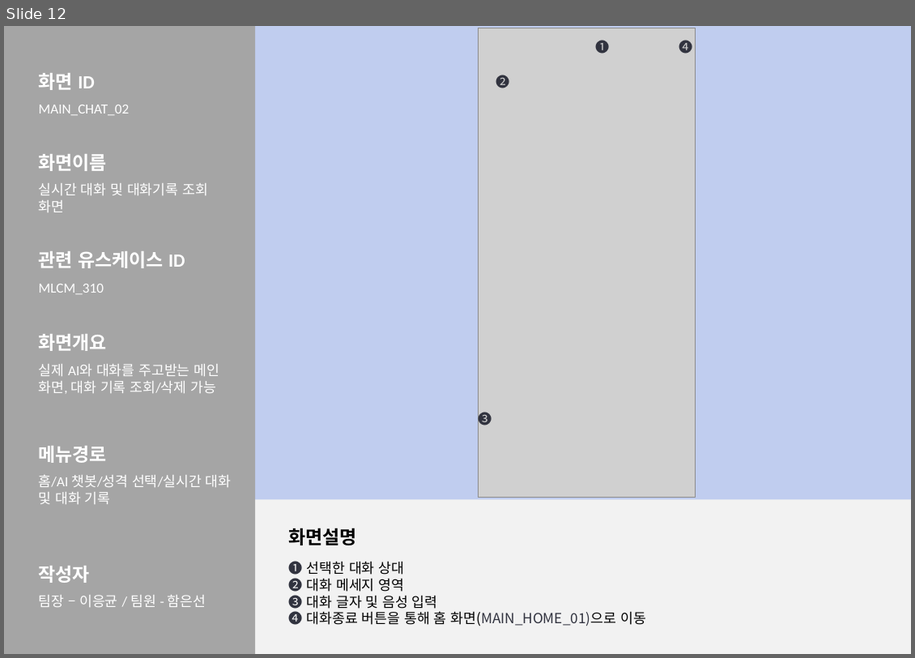
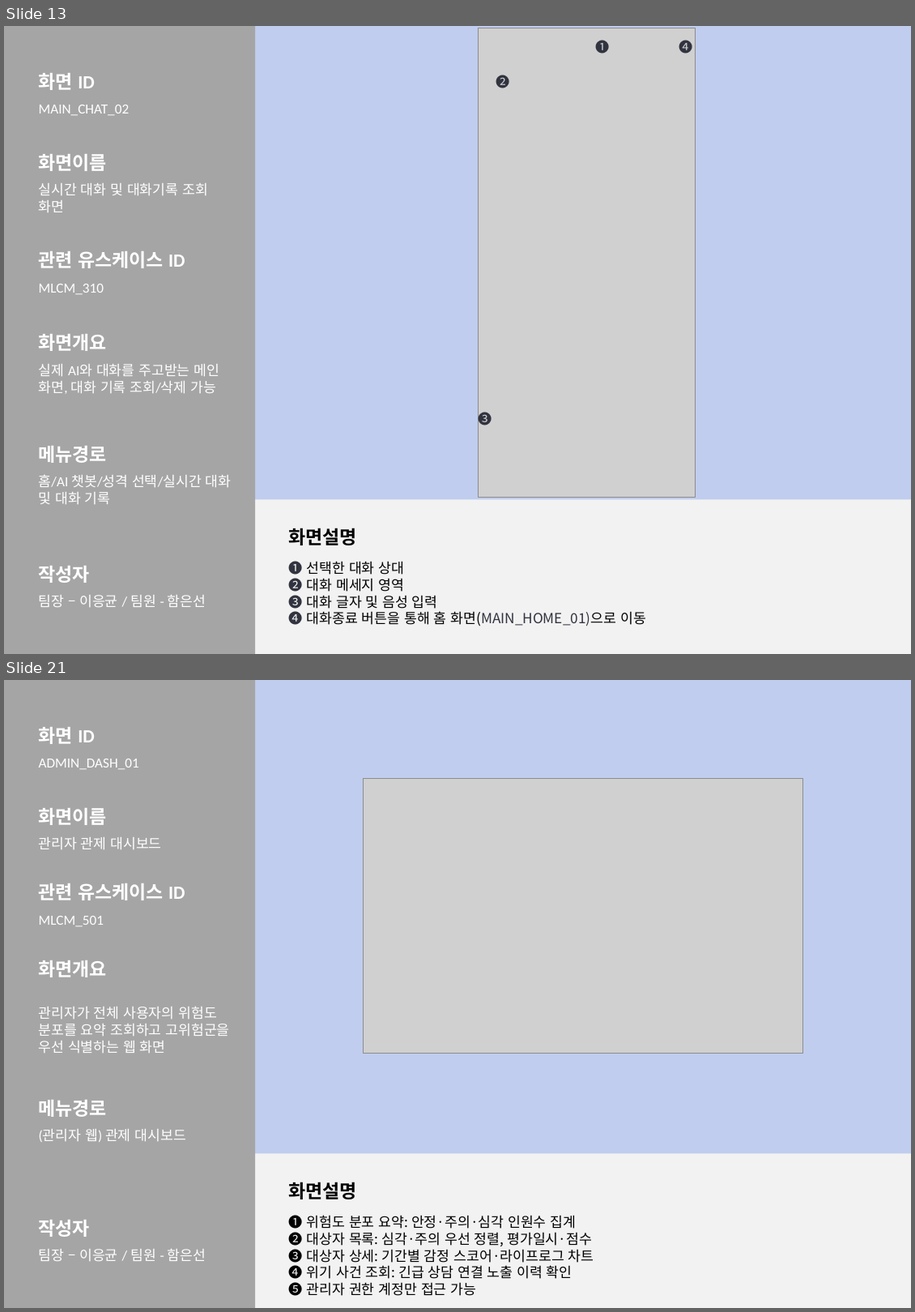
Before and after one commit to 2026-SMHRD-KDT-HealthCare-5/lisn, a slide deck: Documents/화면설계서_귀기울임.pptx. Shown one above the other, each under a label of ours: slide 12 before the commit, slides 13 and 21 after it; the slides between them are not shown. The pictures are 915x658 and 915x1312 pixels, drawn with LibreOffice and Linux fonts; fonts in the diff are those of the drawing; grey boxes stand for pictures. Boxes give left, top, right and bottom in pixels: in the first picture for what was removed or moved away, otherwise in the second. Text is boxed around its words. In the diff, an @@ line names an element or a change of style, - is before the commit and + after.

```diff
--- a/Documents/화면설계서_귀기울임.pptx
+++ b/Documents/화면설계서_귀기울임.pptx
@@ slide 21 added at (x1=4, y1=680, x2=911, y2=1308), background #C0CDEF @@
@@ rectangle added at (x1=4, y1=680, x2=255, y2=1308), fill #A5A5A5 @@
@@ text added at (x1=39, y1=727, x2=95, y2=744), 16 pt, text #FFFFFF, bold @@
+화면 ID
@@ text added at (x1=39, y1=759, x2=139, y2=769), 12 pt, text #FFFFFF @@
+ADMIN_DASH_01
@@ picture added at (x1=364, y1=779, x2=803, y2=1053) @@
@@ text added at (x1=39, y1=808, x2=107, y2=825), 16 pt, text #FFFFFF, bold @@
+화면이름
@@ text added at (x1=39, y1=837, x2=161, y2=849), 12 pt, text #FFFFFF @@
+관리자 관제 대시보드
@@ text added at (x1=39, y1=883, x2=185, y2=900), 16 pt, text #FFFFFF, bold @@
+관련 유스케이스 ID
@@ text added at (x1=39, y1=916, x2=104, y2=926), 12 pt, text #FFFFFF @@
+MLCM_501
@@ text added at (x1=39, y1=960, x2=107, y2=977), 16 pt, text #FFFFFF, bold @@
+화면개요
@@ text added at (x1=39, y1=1006, x2=230, y2=1053), 12 pt, text #FFFFFF @@
+관리자가 전체 사용자의 위험도 분포를 요약 조회하고 고위험군을 우선 식별하는 웹 화면
@@ text added at (x1=39, y1=1100, x2=107, y2=1117), 16 pt, text #FFFFFF, bold @@
+메뉴경로
@@ text added at (x1=39, y1=1129, x2=186, y2=1142), 12 pt, text #FFFFFF @@
+(관리자 웹) 관제 대시보드
@@ rectangle added at (x1=255, y1=1154, x2=911, y2=1308), fill #F2F2F2 @@
@@ text added at (x1=289, y1=1181, x2=357, y2=1199), 16 pt, text #000000, bold @@
+화면설명
@@ text added at (x1=289, y1=1213, x2=594, y2=1298), 12 pt, text #000000 @@
+❶ 위험도 분포 요약: 안정·주의·심각 인원수 집계
+❷ 대상자 목록: 심각·주의 우선 정렬, 평가일시·점수
+❸ 대상자 상세: 기간별 감정 스코어·라이프로그 차트
+❹ 위기 사건 조회: 긴급 상담 연결 노출 이력 확인
+❺ 관리자 권한 계정만 접근 가능
@@ text added at (x1=39, y1=1219, x2=90, y2=1236), 16 pt, text #FFFFFF, bold @@
+작성자
@@ text added at (x1=39, y1=1249, x2=206, y2=1261), 12 pt, text #FFFFFF @@
+팀장 – 이응균 / 팀원 - 함은선
@@ what was slide 12 is now slide 13 @@
```
Also in this commit, not shown: 4 slides changed, 5 other slides added, 3 other files.
